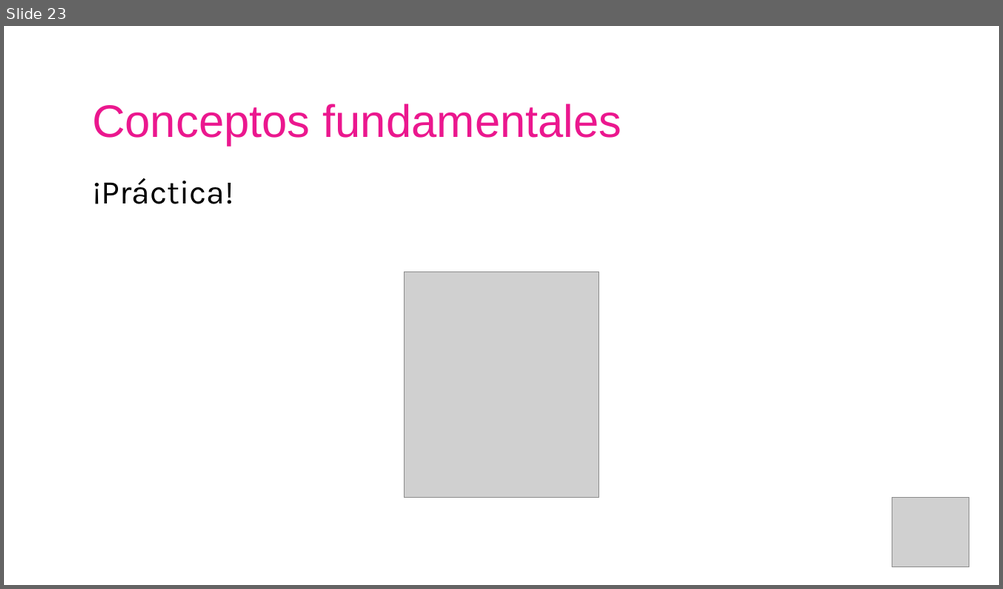
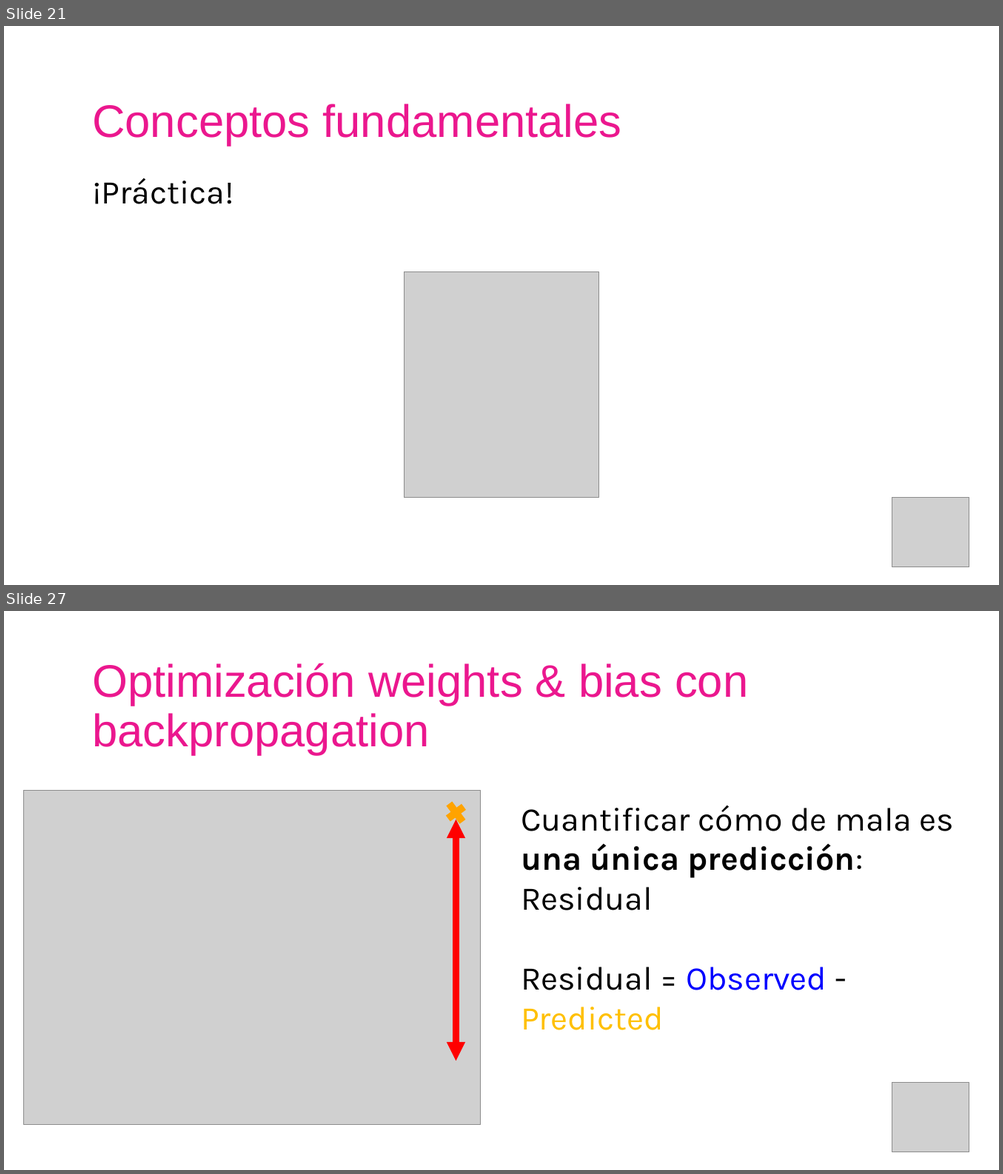
Before and after one commit to AISC-Madrid/workshop-materials, a slide deck: Neural Networks/Slides.pptx. Shown one above the other, each under a label of ours: slide 23 before the commit, slides 21 and 27 after it; the slides between them are not shown. The pictures are 1003x589 and 1003x1174 pixels, drawn with LibreOffice and Linux fonts; fonts in the diff are those of the drawing; grey boxes stand for pictures. Boxes give left, top, right and bottom in pixels: in the first picture for what was removed or moved away, otherwise in the second. Text is boxed around its words. In the diff, an @@ line names an element or a change of style, - is before the commit and + after.

```diff
--- a/Neural Networks/Slides.pptx
+++ b/Neural Networks/Slides.pptx
@@ slide 27 added at [4, 611, 999, 1170], background #FFFFFF @@
@@ text added at [92, 663, 748, 755], 44 pt, text #EB178E @@
+Optimización weights & bias con backpropagation
@@ picture added at [23, 791, 481, 1125] @@
@@ plus sign added at [438, 795, 474, 832], fill #FFA300, outline #FFA300 1.5 pt @@
@@ text added at [521, 806, 954, 1031], 32 pt, text #000000 @@
+Cuantificar cómo de mala es una única predicción: Residual
+Residual = Observed - Predicted
@@ double arrow added from (456, 820) to (456, 1061), #FF0000 6 pt @@
@@ picture added at [892, 1083, 969, 1153] @@
@@ what was slide 23 is now slide 21 @@
```
Also in this commit, not shown: 7 slides changed, 31 other slides added, 2 slides removed, 13 other files.
